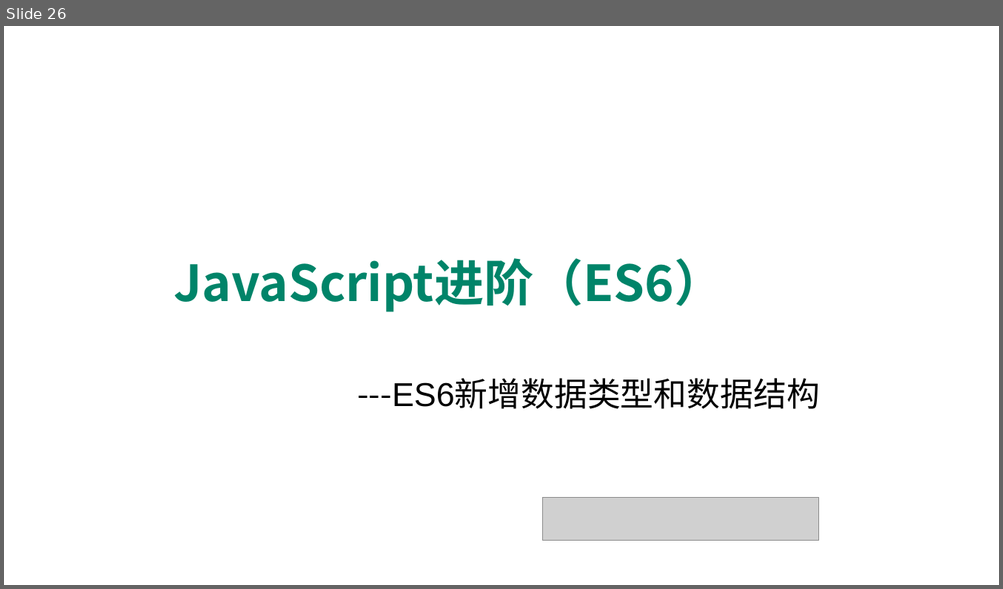
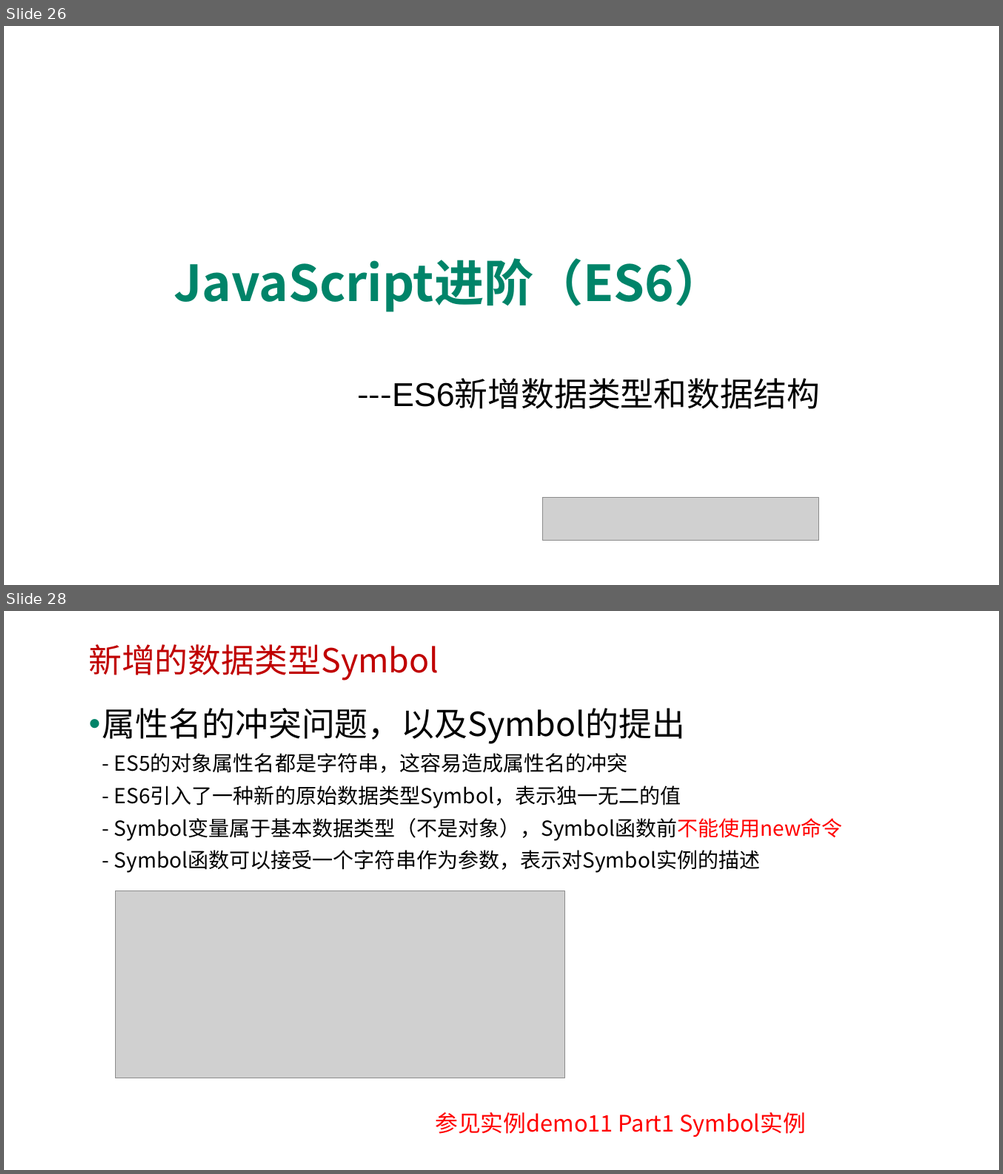
Before and after one commit to edu2act/course-javascript-advanced, a slide deck: 课程PPT/14.ECMAScript 6 二.pptx. Shown one above the other, each under a label of ours: slide 26 before the commit, slides 26 and 28 after it; the slides between them are not shown. The pictures are 1003x589 and 1003x1174 pixels, drawn with LibreOffice and Linux fonts; fonts in the diff are those of the drawing; grey boxes stand for pictures; background and template pictures are left out. Boxes give left, top, right and bottom in pixels: in the first picture for what was removed or moved away, otherwise in the second. Text is boxed around its words. In the diff, an @@ line names an element or a change of style, - is before the commit and + after.

```diff
--- a/课程PPT/14.ECMAScript 6 二.pptx
+++ b/课程PPT/14.ECMAScript 6 二.pptx
@@ slide 28 added at [4,611,999,1170], background picture (left out) @@
@@ text added at [88,644,438,681], 32 pt, text #C00000 @@
+新增的数据类型Symbol
@@ text added at [102,708,842,873], 20 pt, text #000000 @@
+• 属性名的冲突问题，以及Symbol的提出
+  - ES5的对象属性名都是字符串，这容易造成属性名的冲突
+  - ES6引入了一种新的原始数据类型Symbol，表示独一无二的值
+  - Symbol变量属于基本数据类型（不是对象），Symbol函数前不能使用new命令
+  - Symbol函数可以接受一个字符串作为参数，表示对Symbol实例的描述
@@ picture added at [116,891,565,1078] @@
@@ text added at [435,1113,805,1137], 22 pt, text #FF0000 @@
+参见实例demo11 Part1 Symbol实例
```
Also in this commit, not shown: 4 slides changed, 10 other slides added, 9 other files.
